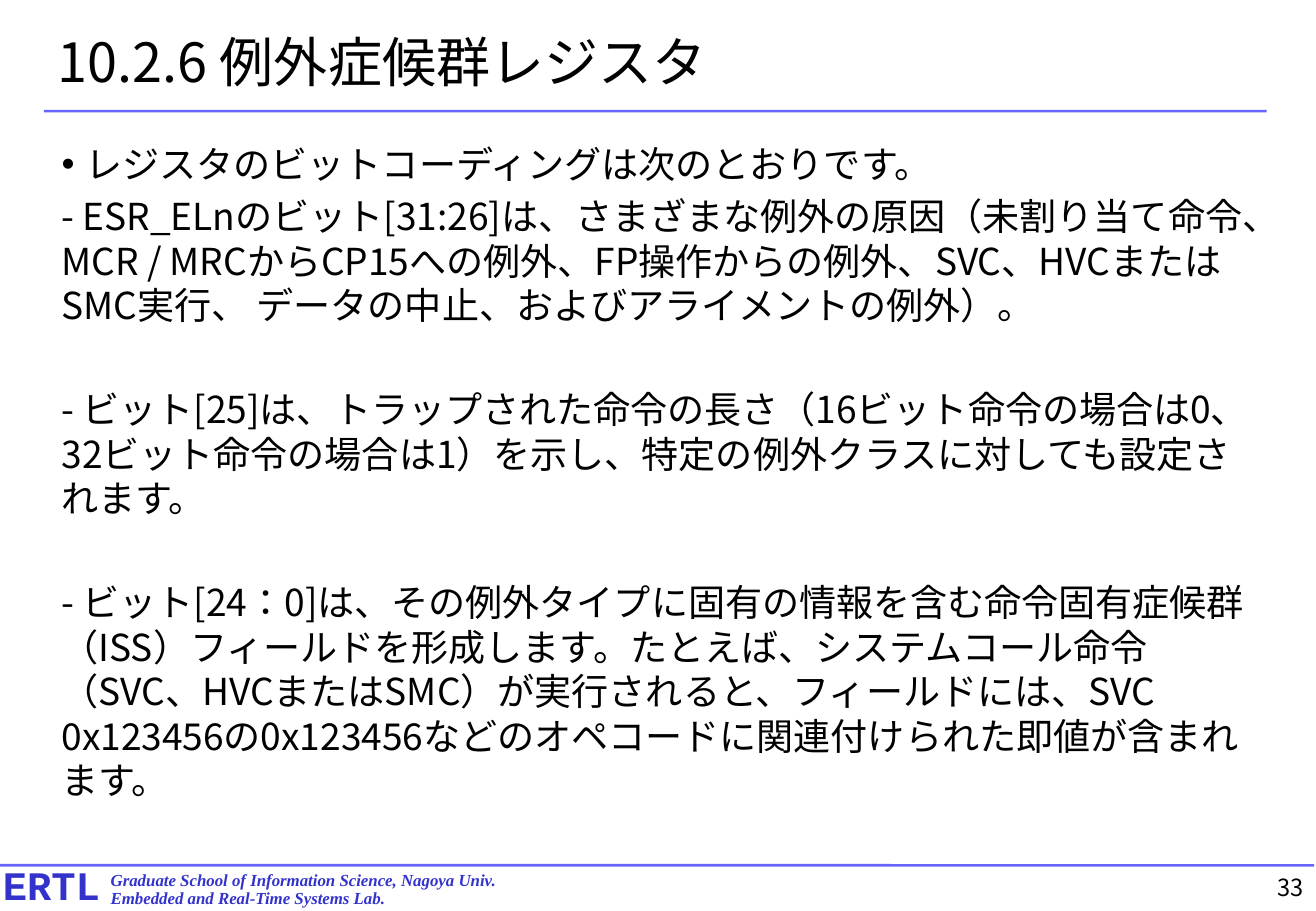
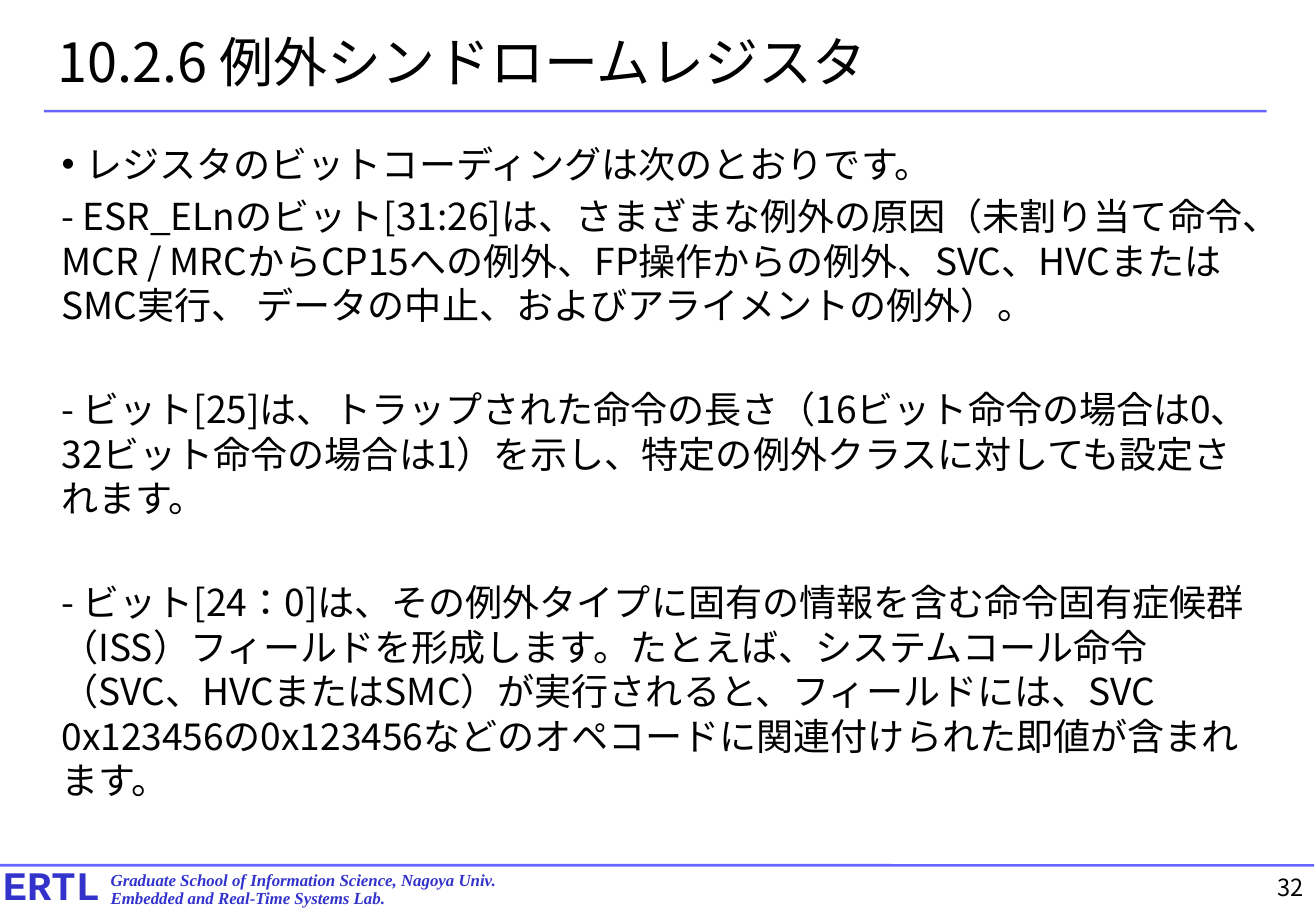
Before and after one commit to exshonda/arm64_basic, a slide deck: slide 32 of text/8.chapter10.pptx (slide 33 before the commit). Drawn at 1316x911 pixels with LibreOffice and Linux fonts; fonts in the diff are those of the drawing. Boxes give left, top, right and bottom in pixels: in the first picture for what was removed or moved away, otherwise in the second. Text is boxed around its words. In the diff, an @@ line names an element or a change of style, - is before the commit and + after.

```diff
--- a/text/8.chapter10.pptx
+++ b/text/8.chapter10.pptx
@@ title at [58,36,867,87]: text changed @@
-10.2.6 例外症候群レジスタ
+10.2.6 例外シンドロームレジスタ
@@ page number at [1278,878,1304,897]: text changed @@
-33
+32
```
Also in this commit, not shown: 15 other slides changed, 1 slide removed.
